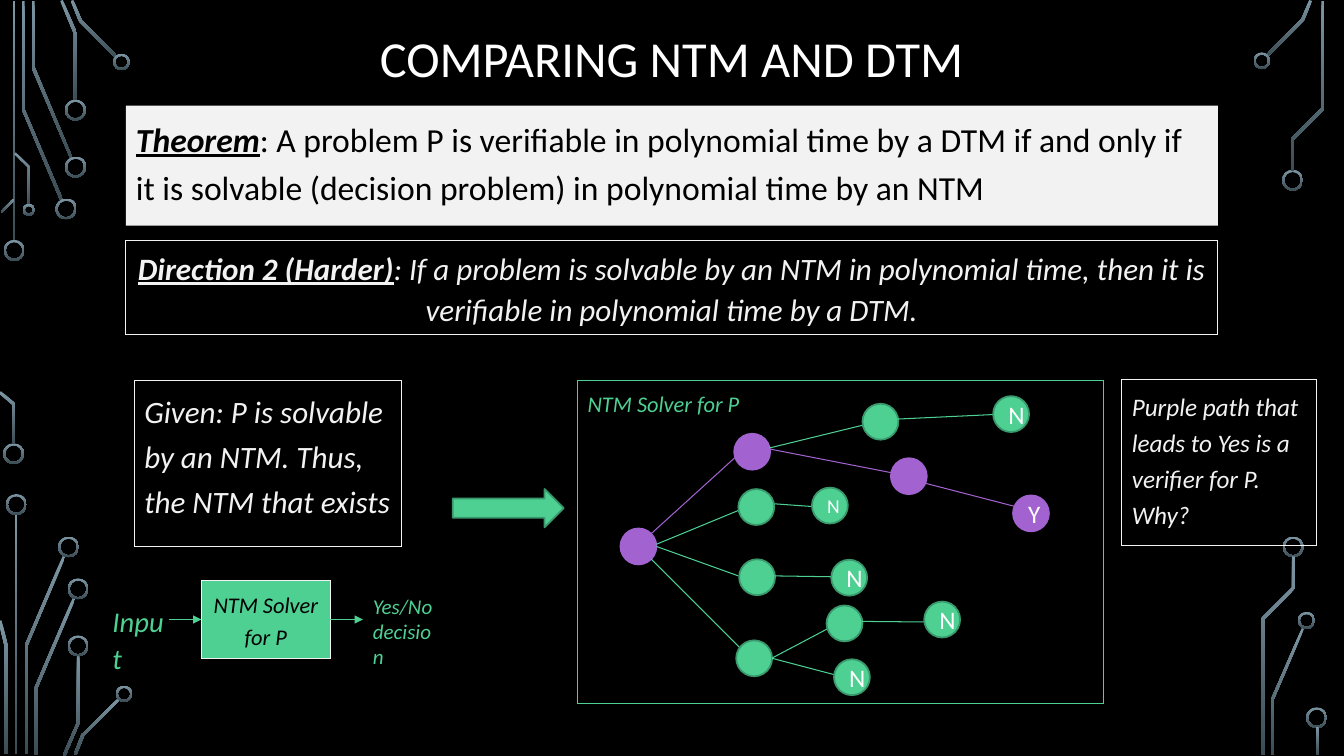
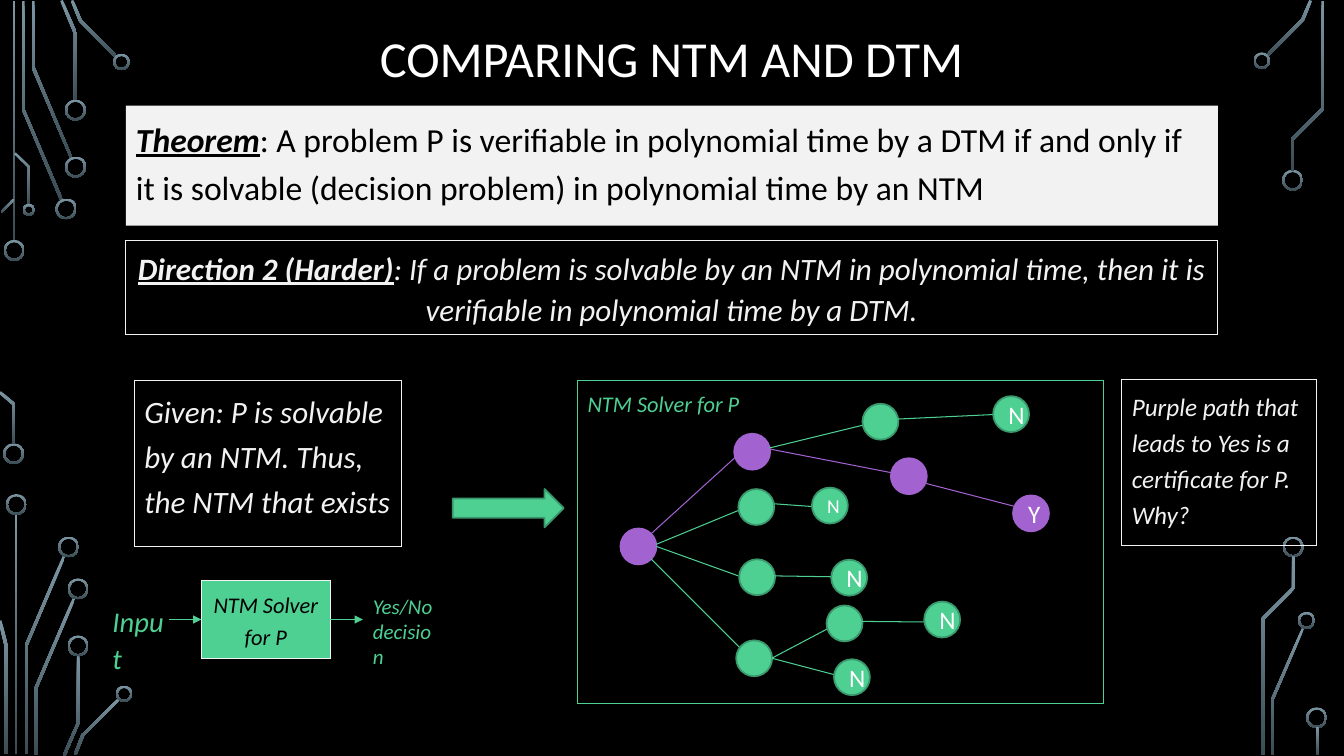
Before and after one commit to markfloryan/dmt2, a slide deck: slide 20 of slides/05-ComplexityTheory.pptx (slide 19 before the commit). Drawn at 1344x756 pixels with LibreOffice and Linux fonts; fonts in the diff are those of the drawing; background and template pictures are left out. Boxes give left, top, right and bottom in pixels: in the first picture for what was removed or moved away, otherwise in the second. Text is boxed around its words. In the diff, an @@ line names an element or a change of style, - is before the commit and + after.

```diff
--- a/slides/05-ComplexityTheory.pptx
+++ b/slides/05-ComplexityTheory.pptx
@@ text in rectangle at <box>1132,398,1299,528</box>: text changed @@
-Purple path that leads to Yes is a verifier for P. Why?
+Purple path that leads to Yes is a certificate for P. Why?
```
Also in this commit, not shown: 2 slides added, 2 other files.
